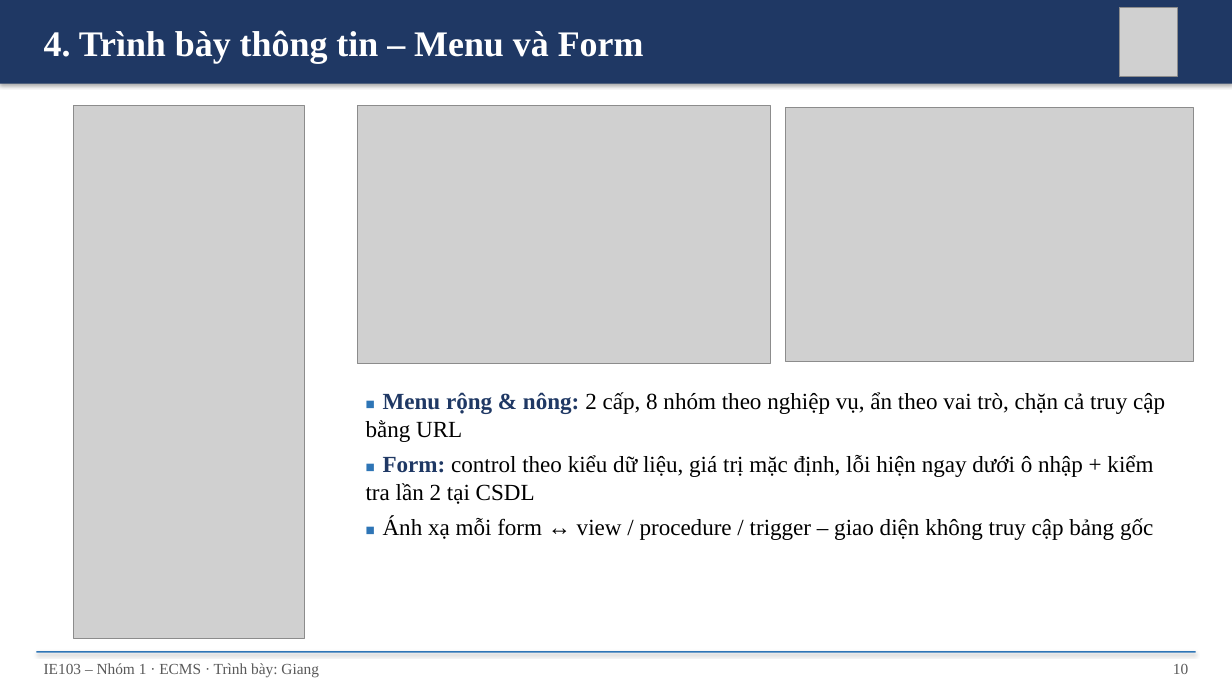
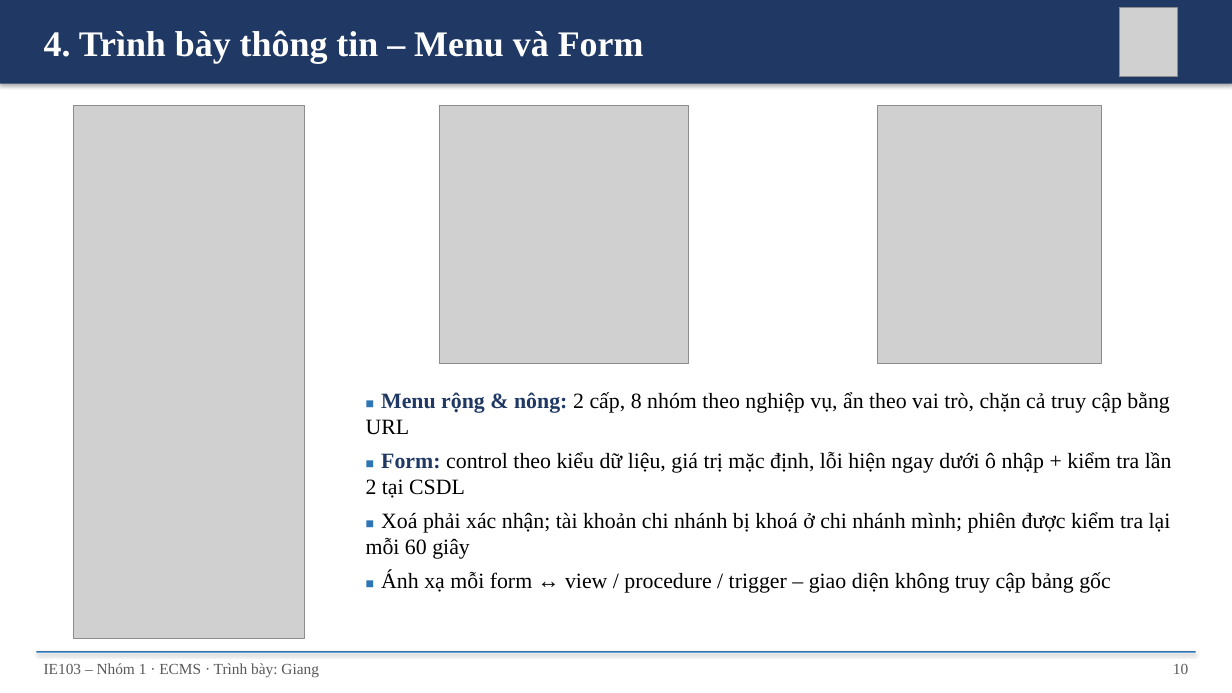
Before and after one commit to nhutruong-uit/ecms, a slide deck: slide 10 of slides/ECMS_Nhom1.pptx. Drawn at 1232x693 pixels with LibreOffice and Linux fonts; fonts in the diff are those of the drawing; grey boxes stand for pictures. Boxes give left, top, right and bottom in pixels: in the first picture for what was removed or moved away, otherwise in the second. Text is boxed around its words. In the diff, an @@ line names an element or a change of style, - is before the commit and + after.

Commit message:
docs(build): dựng lại báo cáo, hướng dẫn sử dụng (xuất PDF bằng Word) và slide (#66)

```diff
--- a/slides/ECMS_Nhom1.pptx
+++ b/slides/ECMS_Nhom1.pptx
@@ picture: place and size @@
-picture at [358, 105, 771, 364]
+picture at [439, 105, 689, 364]
@@ picture: place and size @@
-picture at [786, 107, 1193, 362]
+picture at [878, 105, 1103, 364]
@@ text at [366, 392, 1172, 593]: size 12 to 11 pt in "■", "■", "■"; size 18 to 17 pt in "Menu rộng & nông: 2 cấp, 8 ...", "Form: control theo kiểu dữ liệu, giá ...", "Ánh xạ mỗi form ↔ view / ..." @@
@@ text at [366, 512, 1171, 559]: paragraph added @@
+■ Xoá phải xác nhận; tài khoản chi nhánh bị khoá ở chi nhánh mình; phiên được kiểm tra lại mỗi 60 giây
```
Also in this commit, not shown: 12 other slides changed, 4 other files.
